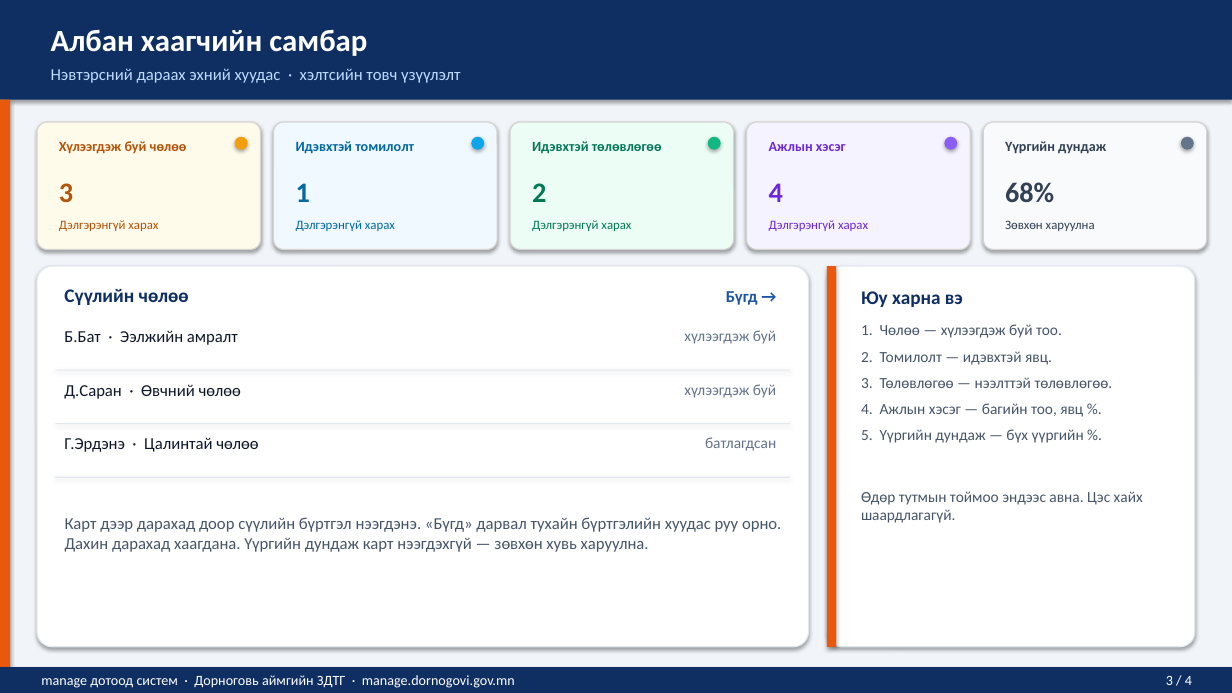
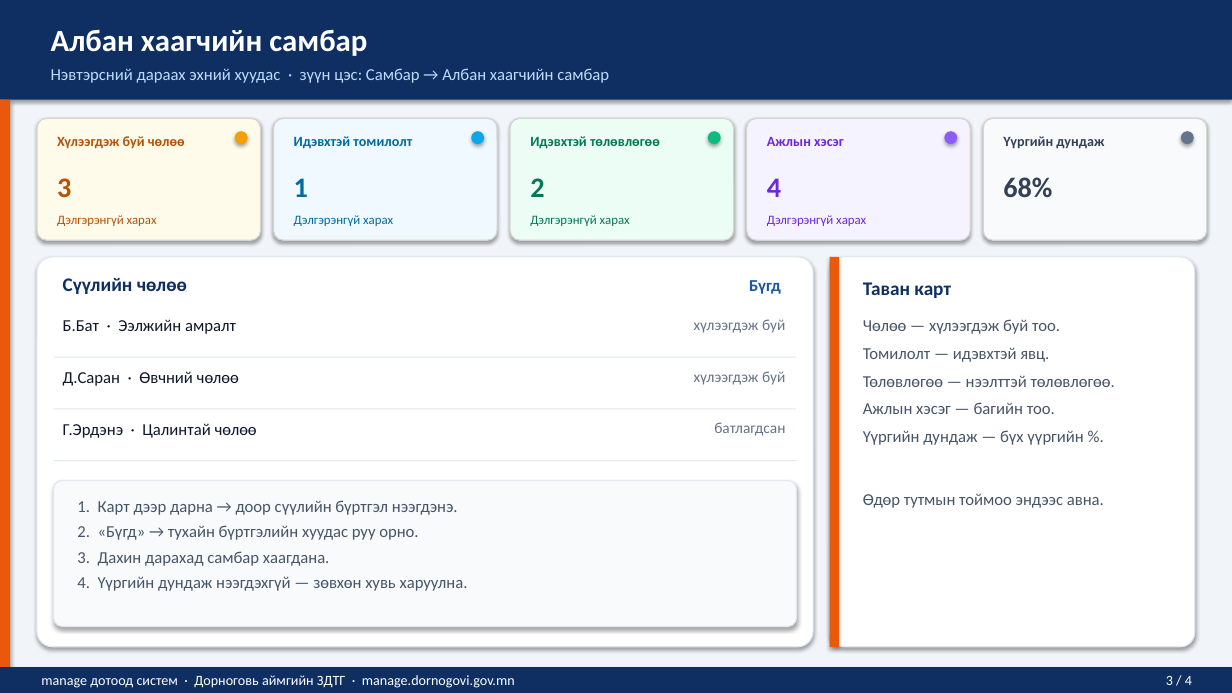
Before and after one commit to Boldsaikhan/manage.dornogovi, a slide deck: slide 3 of docs/manage-dotood-sistem-surgalt.pptx. Drawn at 1232x693 pixels with LibreOffice and Linux fonts; fonts in the diff are those of the drawing. Boxes give left, top, right and bottom in pixels: in the first picture for what was removed or moved away, otherwise in the second. Text is boxed around its words. In the diff, an @@ line names an element or a change of style, - is before the commit and + after.

```diff
--- a/docs/manage-dotood-sistem-surgalt.pptx
+++ b/docs/manage-dotood-sistem-surgalt.pptx
@@ text at box(51, 68, 609, 83): text changed @@
-Нэвтэрсний дараах эхний хуудас · хэлтсийн товч үзүүлэлт
+Нэвтэрсний дараах эхний хуудас · зүүн цэс: Самбар → Албан хаагчийн самбар
@@ rounded rectangle: place and size @@
-rounded rectangle at box(37, 122, 261, 250)
+rounded rectangle at box(37, 118, 261, 240)
@@ rounded rectangle: place and size @@
-rounded rectangle at box(274, 122, 497, 250)
+rounded rectangle at box(274, 118, 497, 240)
@@ rounded rectangle: place and size @@
-rounded rectangle at box(510, 122, 734, 250)
+rounded rectangle at box(510, 118, 734, 240)
@@ rounded rectangle: place and size @@
-rounded rectangle at box(747, 122, 970, 250)
+rounded rectangle at box(747, 118, 970, 240)
@@ rounded rectangle: place and size @@
-rounded rectangle at box(983, 122, 1207, 250)
+rounded rectangle at box(983, 118, 1207, 240)
@@ 7 texts, 5 rounded rectangles: place and size @@
-7 texts, 5 rounded rectangles at box(59, 137, 1194, 231)
+7 texts, 5 rounded rectangles at box(57, 131, 1194, 226)
@@ text "3": place and size @@
-text "3" at box(59, 183, 73, 202)
+text "3" at box(57, 178, 71, 197)
@@ text "1": place and size @@
-text "1" at box(296, 183, 310, 202)
+text "1" at box(294, 178, 308, 197)
@@ text "2": place and size @@
-text "2" at box(532, 183, 546, 202)
+text "2" at box(530, 178, 544, 197)
@@ text "68%": place and size @@
-text "68%" at box(1005, 182, 1054, 202)
+text "68%" at box(1003, 177, 1052, 198)
@@ text "Дэлгэрэнгүй харах": place and size @@
-text "Дэлгэрэнгүй харах" at box(59, 220, 158, 231)
+text "Дэлгэрэнгүй харах" at box(57, 215, 157, 226)
@@ text "Дэлгэрэнгүй харах": place and size @@
-text "Дэлгэрэнгүй харах" at box(296, 220, 395, 231)
+text "Дэлгэрэнгүй харах" at box(294, 215, 393, 226)
@@ text "Дэлгэрэнгүй харах": place and size @@
-text "Дэлгэрэнгүй харах" at box(532, 220, 631, 231)
+text "Дэлгэрэнгүй харах" at box(530, 215, 630, 226)
@@ text removed at box(1005, 220, 1095, 231) @@
-Зөвхөн харуулна
@@ rounded rectangle: place and size @@
-rounded rectangle at box(37, 266, 809, 647)
+rounded rectangle at box(37, 257, 813, 647)
@@ text "Сүүлийн чөлөө": place and size @@
-text "Сүүлийн чөлөө" at box(64, 289, 189, 305)
+text "Сүүлийн чөлөө" at box(63, 278, 187, 294)
@@ rounded rectangle: place and size @@
-rounded rectangle at box(827, 266, 1195, 647)
+rounded rectangle at box(830, 257, 1195, 647)
@@ rectangle: place and size @@
-rectangle at box(827, 266, 836, 647)
+rectangle at box(830, 257, 839, 647)
@@ text at box(749, 280, 781, 294): text changed @@
-Бүгд →
+Бүгд
@@ text at box(863, 282, 951, 298): text changed @@
-Юу харна вэ
+Таван карт
@@ text "Б.Бат · Ээлжийн амралт": place and size @@
-text "Б.Бат · Ээлжийн амралт" at box(64, 330, 238, 345)
+text "Б.Бат · Ээлжийн амралт" at box(63, 319, 236, 334)
@@ text "хүлээгдэж буй": place and size @@
-text "хүлээгдэж буй" at box(684, 330, 776, 344)
+text "хүлээгдэж буй" at box(694, 319, 785, 333)
@@ text at box(863, 319, 1115, 508): text changed; size 12 to 13 pt @@
-1. Чөлөө — хүлээгдэж буй тоо.
-2. Томилолт — идэвхтэй явц.
-3. Төлөвлөгөө — нээлттэй төлөвлөгөө.
-4. Ажлын хэсэг — багийн тоо, явц %.
-5. Үүргийн дундаж — бүх үүргийн %.
-Өдөр тутмын тоймоо эндээс авна. Цэс хайх шаардлагагүй.
+Чөлөө — хүлээгдэж буй тоо.
+Томилолт — идэвхтэй явц.
+Төлөвлөгөө — нээлттэй төлөвлөгөө.
+Ажлын хэсэг — багийн тоо.
+Үүргийн дундаж — бүх үүргийн %.
+Өдөр тутмын тоймоо эндээс авна.
@@ rectangle: place and size @@
-rectangle at box(55, 370, 790, 371)
+rectangle at box(54, 357, 797, 358)
@@ text "Д.Саран · Өвчний чөлөө": place and size @@
-text "Д.Саран · Өвчний чөлөө" at box(64, 384, 241, 399)
+text "Д.Саран · Өвчний чөлөө" at box(63, 371, 239, 386)
@@ text "хүлээгдэж буй": place and size @@
-text "хүлээгдэж буй" at box(684, 384, 776, 398)
+text "хүлээгдэж буй" at box(694, 371, 785, 385)
@@ text "Г.Эрдэнэ · Цалинтай чөлөө": place and size @@
-text "Г.Эрдэнэ · Цалинтай чөлөө" at box(64, 437, 258, 452)
+text "Г.Эрдэнэ · Цалинтай чөлөө" at box(63, 423, 257, 438)
@@ rectangle: place and size @@
-rectangle at box(55, 423, 790, 424)
+rectangle at box(54, 409, 797, 409)
@@ text "батлагдсан": place and size @@
-text "батлагдсан" at box(705, 437, 776, 451)
+text "батлагдсан" at box(714, 422, 785, 436)
@@ rectangle: place and size @@
-rectangle at box(55, 477, 790, 478)
+rectangle at box(54, 460, 797, 461)
@@ rounded rectangle added at box(54, 481, 797, 627), fill #F8FAFC, outline #E2E8F0 0.9 pt @@
@@ text at box(77, 500, 468, 591): text changed @@
-Карт дээр дарахад доор сүүлийн бүртгэл нээгдэнэ. «Бүгд» дарвал тухайн бүртгэлийн хуудас руу орно.
-Дахин дарахад хаагдана. Үүргийн дундаж карт нээгдэхгүй — зөвхөн хувь харуулна.
+1. Карт дээр дарна → доор сүүлийн бүртгэл нээгдэнэ.
+2. «Бүгд» → тухайн бүртгэлийн хуудас руу орно.
+3. Дахин дарахад самбар хаагдана.
+4. Үүргийн дундаж нээгдэхгүй — зөвхөн хувь харуулна.
```
Also in this commit, not shown: 3 other slides changed, 1 other file.
